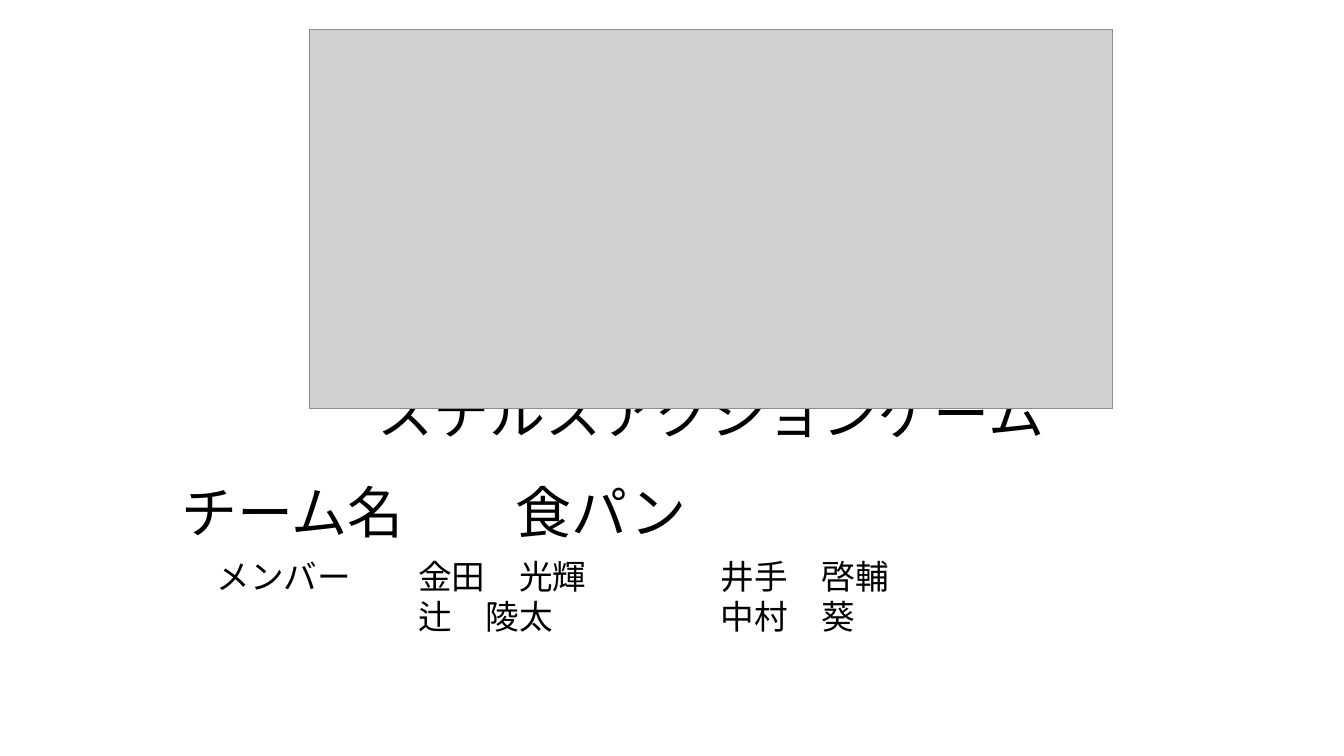
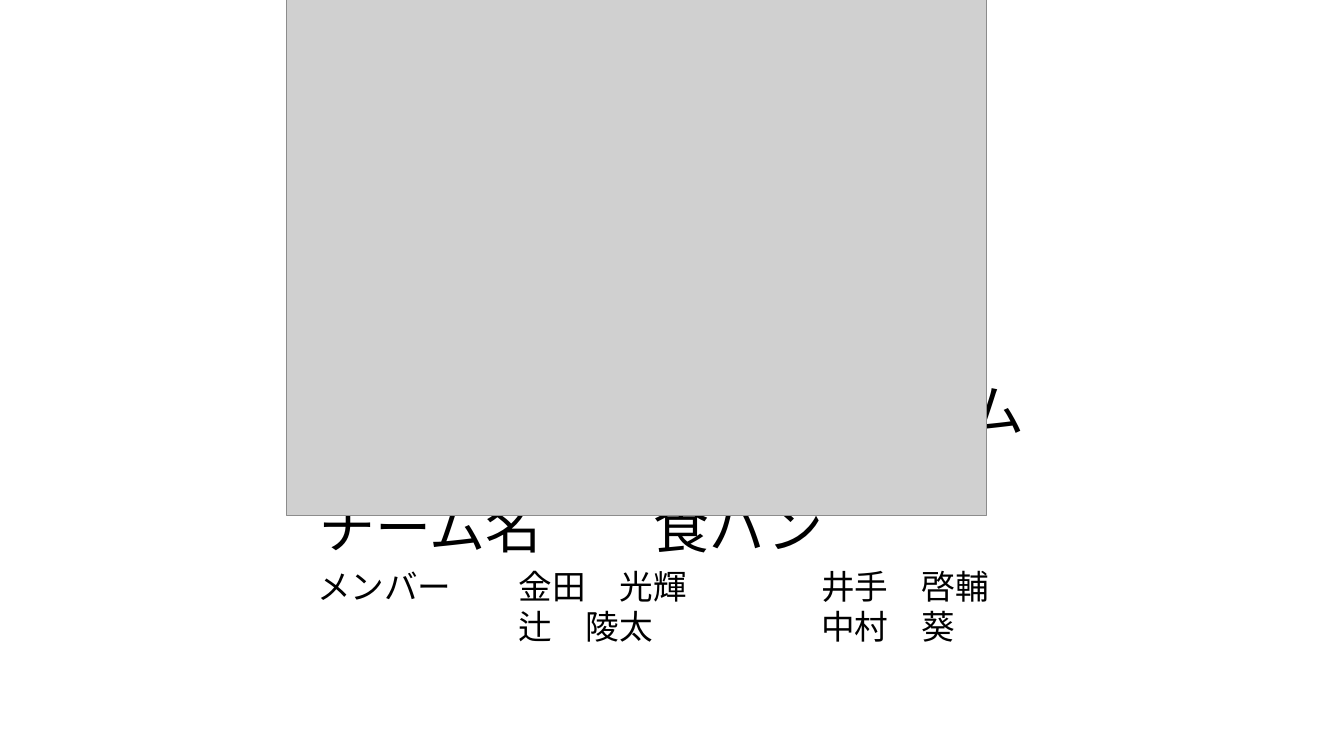
Before and after one commit to 1601323/Gameproject, a slide deck: slide 1 of ヴィリレオン.pptx. Drawn at 1344x756 pixels with LibreOffice and Linux fonts; fonts in the diff are those of the drawing; grey boxes stand for pictures. Boxes give left, top, right and bottom in pixels: in the first picture for what was removed or moved away, otherwise in the second. Text is boxed around its words. In the diff, an @@ line names an element or a change of style, - is before the commit and + after.

```diff
--- a/ヴィリレオン.pptx
+++ b/ヴィリレオン.pptx
@@ picture: place and size @@
-picture at bbox=[310, 29, 1113, 408]
+picture at bbox=[286, 0, 987, 515]
@@ subtitle "ステルスアクションゲーム": place and size @@
-subtitle "ステルスアクションゲーム" at bbox=[377, 408, 1044, 449]
+subtitle "ステルスアクションゲーム" at bbox=[358, 374, 1025, 445]
@@ font Calibri to Noto Sans CJK JP in 3 elements at bbox=[358, 374, 1025, 445], bbox=[317, 570, 956, 642], bbox=[319, 492, 824, 553] @@
@@ text "チーム名 食パン": place and size @@
-text "チーム名 食パン" at bbox=[182, 486, 687, 538]
+text "チーム名 食パン" at bbox=[319, 492, 824, 553]
@@ text "メンバー 金田 光輝 井手 啓輔": place and size @@
-text "メンバー 金田 光輝 井手 啓輔" at bbox=[217, 560, 855, 632]
+text "メンバー 金田 光輝 井手 啓輔" at bbox=[317, 570, 956, 642]
```
Also in this commit, not shown: 3 other slides changed, 5 slides added, 1 slide removed.
